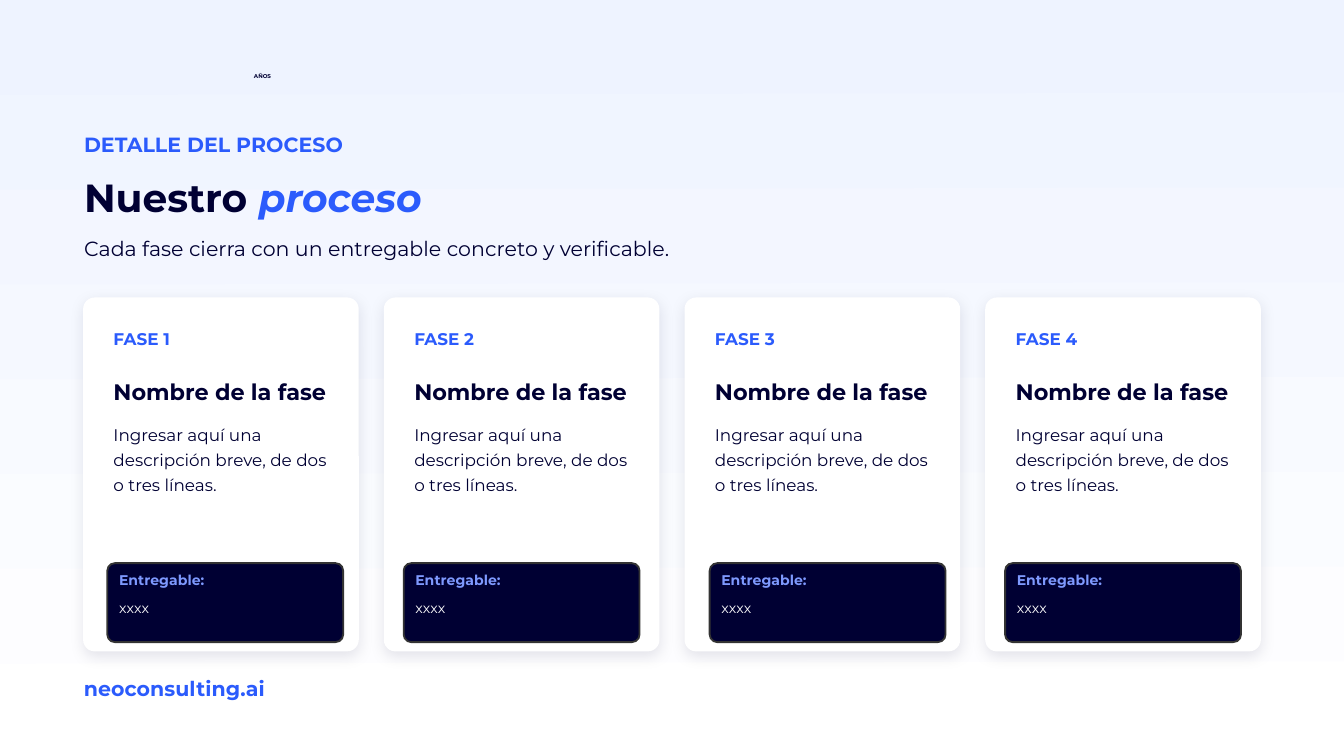
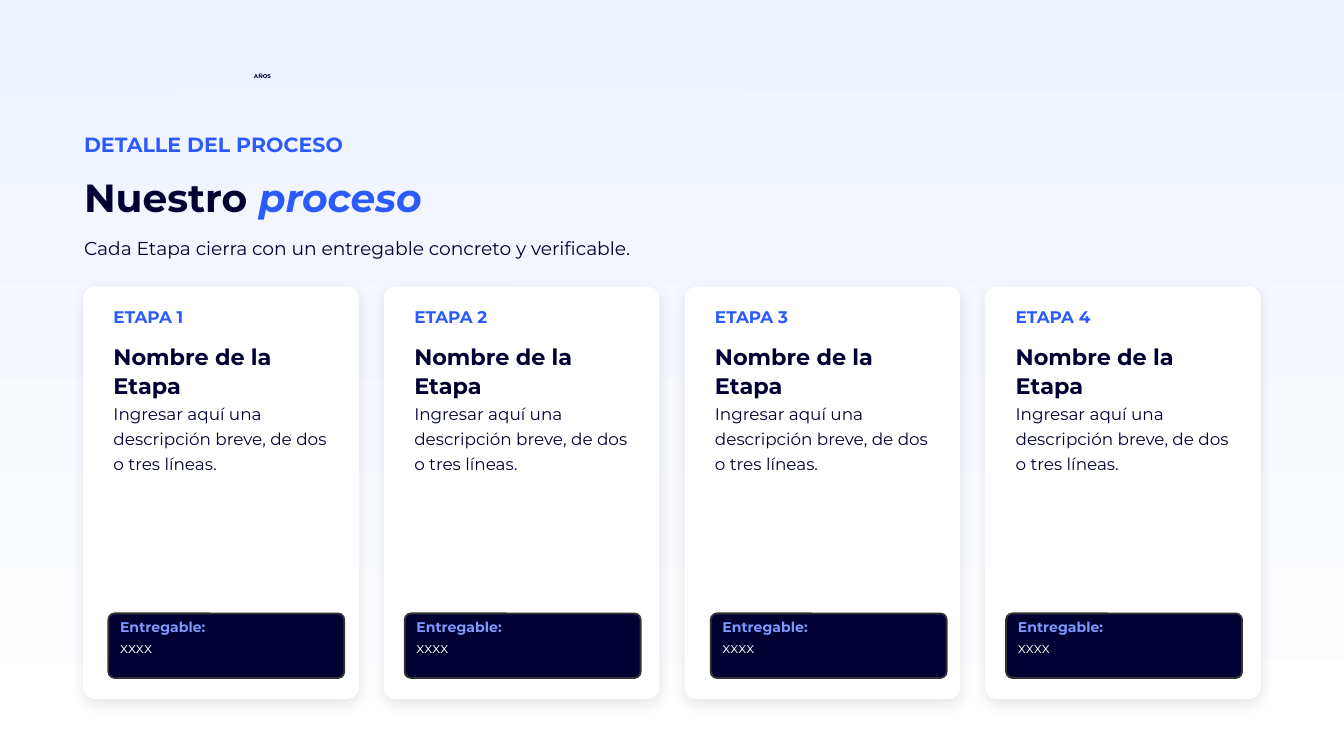
Before and after one commit to miguelchumacero/plantilla-base-deck, a slide deck: slide 18 of plantilla-base.pptx. Drawn at 1344x756 pixels with LibreOffice and Linux fonts; fonts in the diff are those of the drawing; background and template pictures are left out. Boxes give left, top, right and bottom in pixels: in the first picture for what was removed or moved away, otherwise in the second. Text is boxed around its words. In the diff, an @@ line names an element or a change of style, - is before the commit and + after.

```diff
--- a/plantilla-base.pptx
+++ b/plantilla-base.pptx
@@ text at <box>84,241,630,259</box>: text changed; size 11 to 10 pt @@
-Cada fase cierra con un entregable concreto y verificable.
+Cada Etapa cierra con un entregable concreto y verificable.
@@ rounded rectangle: place and size @@
-rounded rectangle at <box>83,298,358,650</box>
+rounded rectangle at <box>83,288,358,698</box>
@@ rounded rectangle: place and size @@
-rounded rectangle at <box>384,298,659,650</box>
+rounded rectangle at <box>384,288,659,698</box>
@@ rounded rectangle: place and size @@
-rounded rectangle at <box>685,298,960,650</box>
+rounded rectangle at <box>685,288,960,698</box>
@@ rounded rectangle: place and size @@
-rounded rectangle at <box>986,298,1261,650</box>
+rounded rectangle at <box>986,288,1261,698</box>
@@ text at <box>113,311,184,323</box>: text changed @@
-FASE 1
+ETAPA 1
@@ text at <box>414,311,487,323</box>: text changed @@
-FASE 2
+ETAPA 2
@@ text at <box>715,311,788,323</box>: text changed @@
-FASE 3
+ETAPA 3
@@ text at <box>1016,311,1091,323</box>: text changed @@
-FASE 4
+ETAPA 4
@@ vertical alignment middle to top in 4 elements at <box>414,348,573,399</box>, <box>715,348,873,399</box>, <box>1016,348,1174,399</box>, <box>113,348,272,399</box> @@
@@ text at <box>113,348,272,399</box>: text changed @@
-Nombre de la fase
+Nombre de la Etapa
@@ text at <box>414,348,573,399</box>: text changed @@
-Nombre de la fase
+Nombre de la Etapa
@@ text at <box>715,348,873,399</box>: text changed @@
-Nombre de la fase
+Nombre de la Etapa
@@ text at <box>1016,348,1174,399</box>: text changed @@
-Nombre de la fase
+Nombre de la Etapa
@@ text "Ingresar aquí una descripción breve, ...": place and size @@
-text "Ingresar aquí una descripción breve, ..." at <box>113,428,326,491</box>
+text "Ingresar aquí una descripción breve, ..." at <box>113,407,326,470</box>
@@ text "Ingresar aquí una descripción breve, ...": place and size @@
-text "Ingresar aquí una descripción breve, ..." at <box>414,428,627,491</box>
+text "Ingresar aquí una descripción breve, ..." at <box>414,407,627,470</box>
@@ text "Ingresar aquí una descripción breve, ...": place and size @@
-text "Ingresar aquí una descripción breve, ..." at <box>715,428,928,491</box>
+text "Ingresar aquí una descripción breve, ..." at <box>715,407,928,470</box>
@@ text "Ingresar aquí una descripción breve, ...": place and size @@
-text "Ingresar aquí una descripción breve, ..." at <box>1016,428,1228,491</box>
+text "Ingresar aquí una descripción breve, ..." at <box>1016,407,1228,470</box>
@@ rounded rectangle: place and size @@
-rounded rectangle at <box>108,563,343,642</box>
+rounded rectangle at <box>109,613,344,677</box>
@@ rounded rectangle: place and size @@
-rounded rectangle at <box>403,563,638,642</box>
+rounded rectangle at <box>405,613,640,677</box>
@@ rounded rectangle: place and size @@
-rounded rectangle at <box>710,563,945,642</box>
+rounded rectangle at <box>711,613,946,677</box>
@@ 4 texts: place and size @@
-4 texts at <box>119,574,1102,588</box>
+4 texts at <box>120,621,1103,635</box>
@@ rounded rectangle: place and size @@
-rounded rectangle at <box>1005,563,1241,642</box>
+rounded rectangle at <box>1007,613,1242,677</box>
@@ text "xxxx": place and size @@
-text "xxxx" at <box>119,605,149,613</box>
+text "xxxx" at <box>120,645,152,653</box>
@@ size 7.5 to 8 pt; vertical alignment middle to top in 4 elements at <box>120,645,152,653</box>, <box>1018,645,1050,653</box>, <box>722,645,754,653</box>, <box>416,645,448,653</box> @@
@@ text "xxxx": place and size @@
-text "xxxx" at <box>415,605,445,613</box>
+text "xxxx" at <box>416,645,448,653</box>
@@ text "xxxx": place and size @@
-text "xxxx" at <box>721,605,751,613</box>
+text "xxxx" at <box>722,645,754,653</box>
@@ text "xxxx": place and size @@
-text "xxxx" at <box>1017,605,1047,613</box>
+text "xxxx" at <box>1018,645,1050,653</box>
@@ text removed at <box>84,680,265,700</box> @@
-neoconsulting.ai
```
Also in this commit, not shown: 18 other slides changed.
